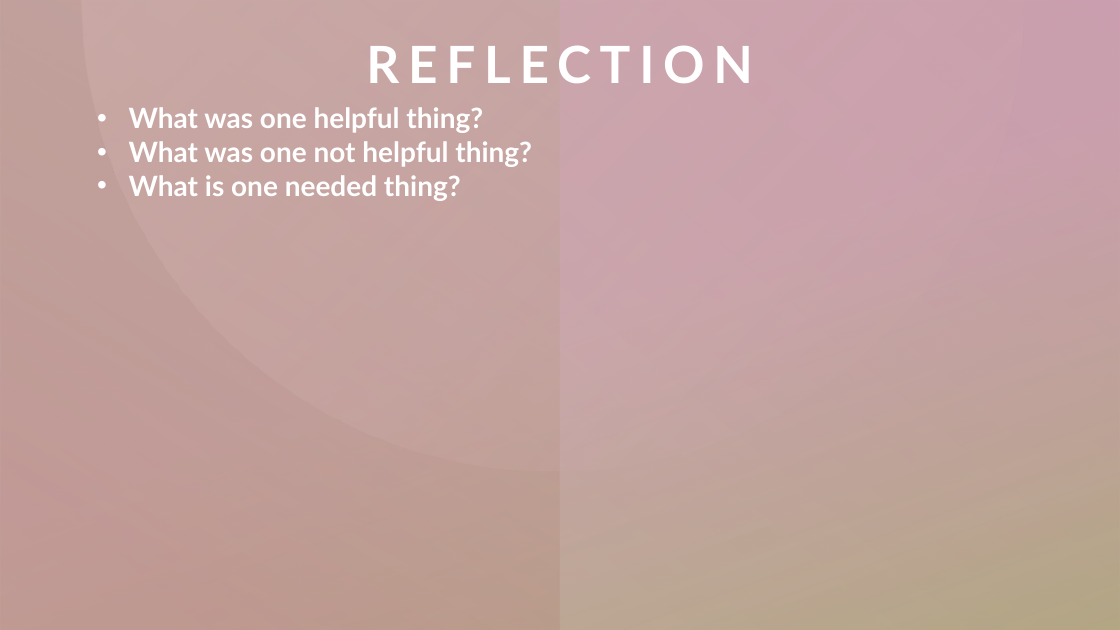
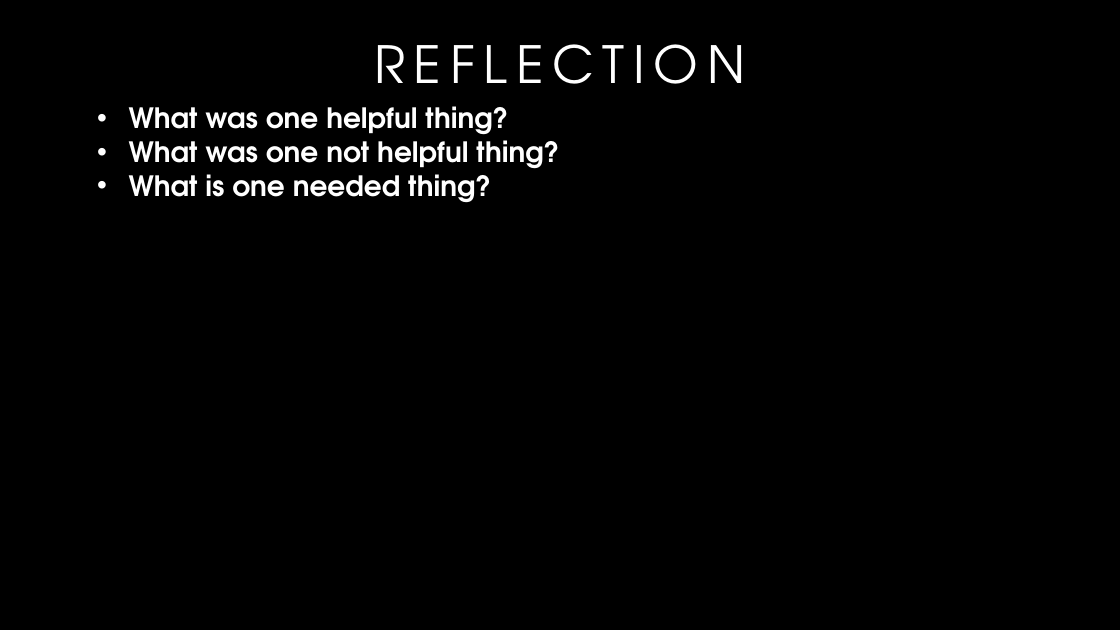
Before and after one commit to madmolecularman/MARC_Spring_2021, a slide deck: slide 22 of resources/gradschool/grad_school_session.pptx (slide 20 before the commit). Drawn at 1120x630 pixels with LibreOffice and Linux fonts; fonts in the diff are those of the drawing. Boxes give left, top, right and bottom in pixels: in the first picture for what was removed or moved away, otherwise in the second. Text is boxed around its words. In the diff, an @@ line names an element or a change of style, - is before the commit and + after.

```diff
--- a/resources/gradschool/grad_school_session.pptx
+++ b/resources/gradschool/grad_school_session.pptx
@@ background #FFFFFF to #000000 @@
@@ rectangle removed at <box>0,0,1120,630</box> @@
@@ rectangle removed at <box>0,0,1120,630</box> @@
@@ rectangle removed at <box>0,0,1120,630</box> @@
@@ rectangle removed at <box>0,0,560,630</box> @@
@@ freeform shape removed at <box>81,0,1024,470</box> @@
@@ title "REFLECTION" at <box>374,44,745,107</box>: font Lato to TeX Gyre Adventor, bold off @@
@@ text "What was one helpful thing?" at <box>129,106,559,202</box>: font Lato to TeX Gyre Adventor @@
@@ rectangle removed at <box>0,588,1120,630</box> @@
@@ rectangle removed at <box>0,588,1120,630</box> @@
@@ rectangle removed at <box>371,588,1120,630</box> @@
@@ rectangle removed at <box>371,588,1120,630</box> @@
```
Also in this commit, not shown: 5 other slides changed, 17 slides added, 14 slides removed, 3 other files.
